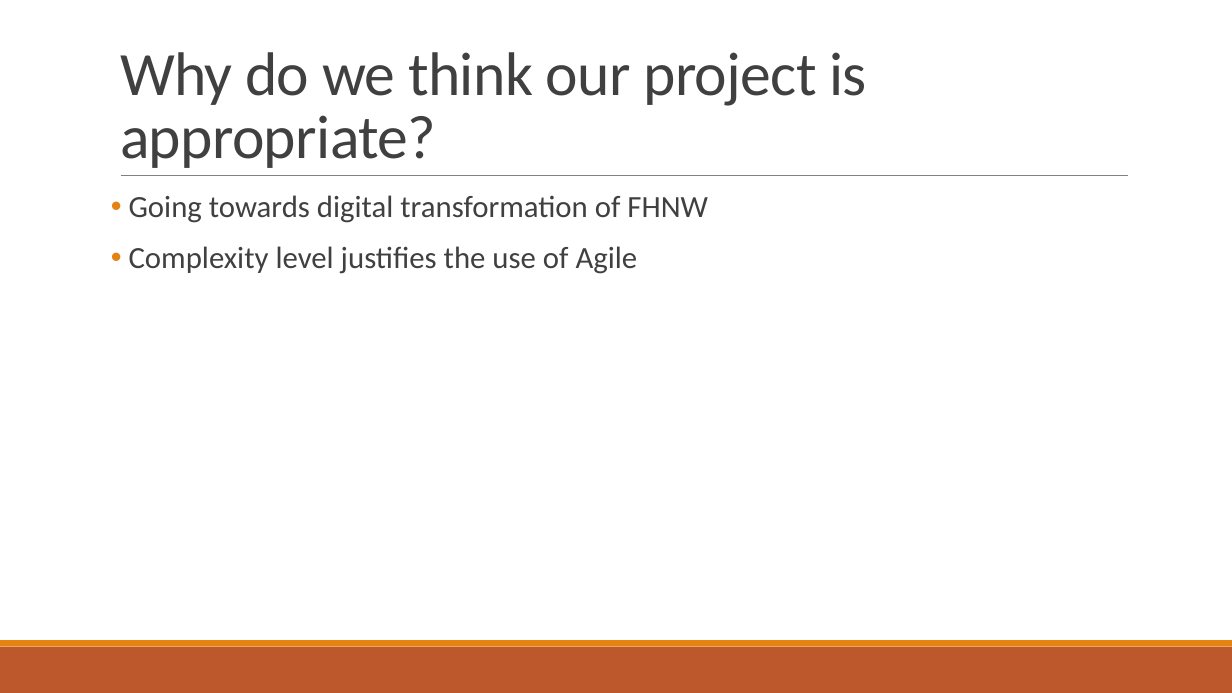
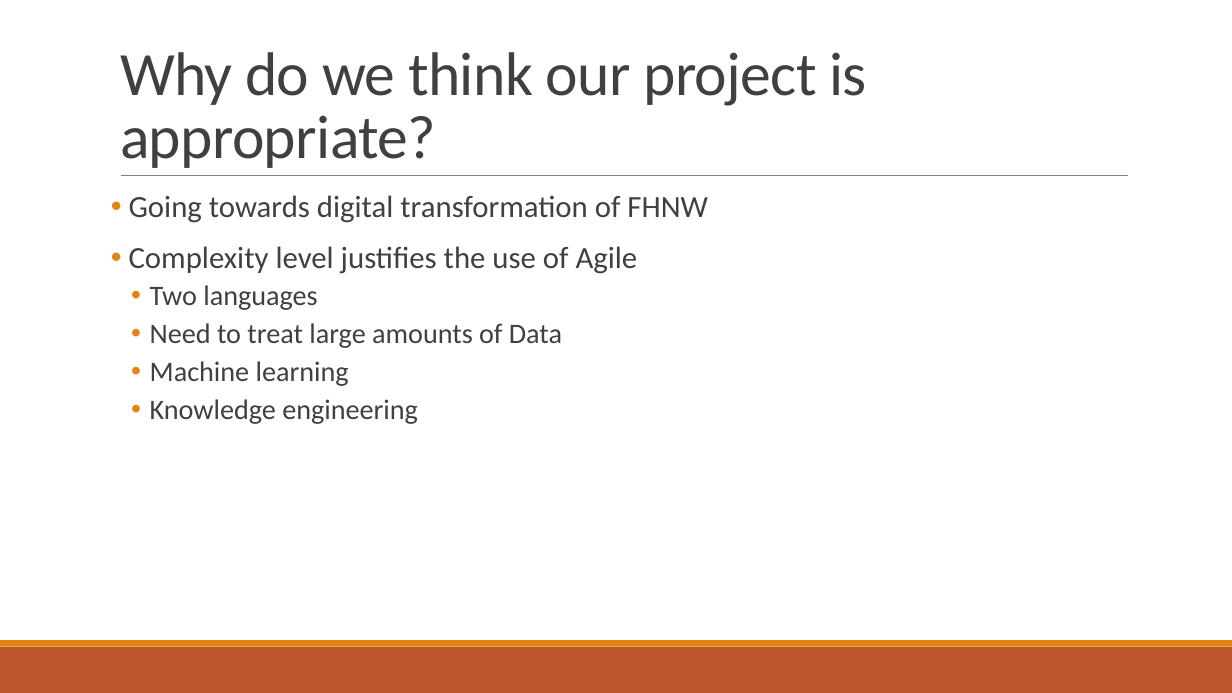
Before and after one commit to AgileBusinessAnalysis/05__TEAM, a slide deck: slide 3 of Prep Pitch.pptx (slide 4 before the commit). Drawn at 1232x693 pixels with LibreOffice and Linux fonts; fonts in the diff are those of the drawing. Boxes give left, top, right and bottom in pixels: in the first picture for what was removed or moved away, otherwise in the second. Text is boxed around its words. In the diff, an @@ line names an element or a change of style, - is before the commit and + after.

```diff
--- a/Prep Pitch.pptx
+++ b/Prep Pitch.pptx
@@ text at (150,285,562,424): paragraphs added @@
+  • Two languages
+  • Need to treat large amounts of Data
+  • Machine learning
+  • Knowledge engineering
```
Also in this commit, not shown: 5 other slides changed, 1 slide removed.
